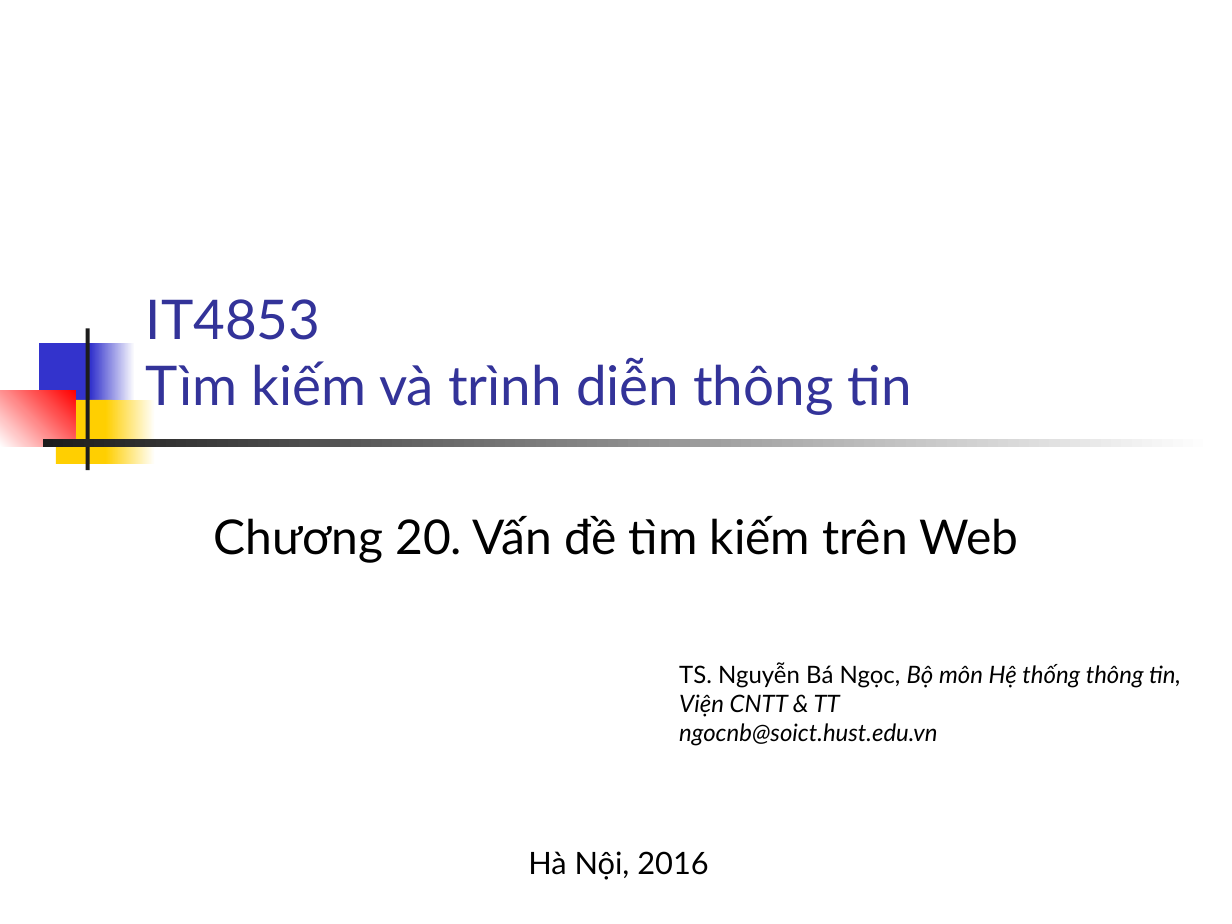
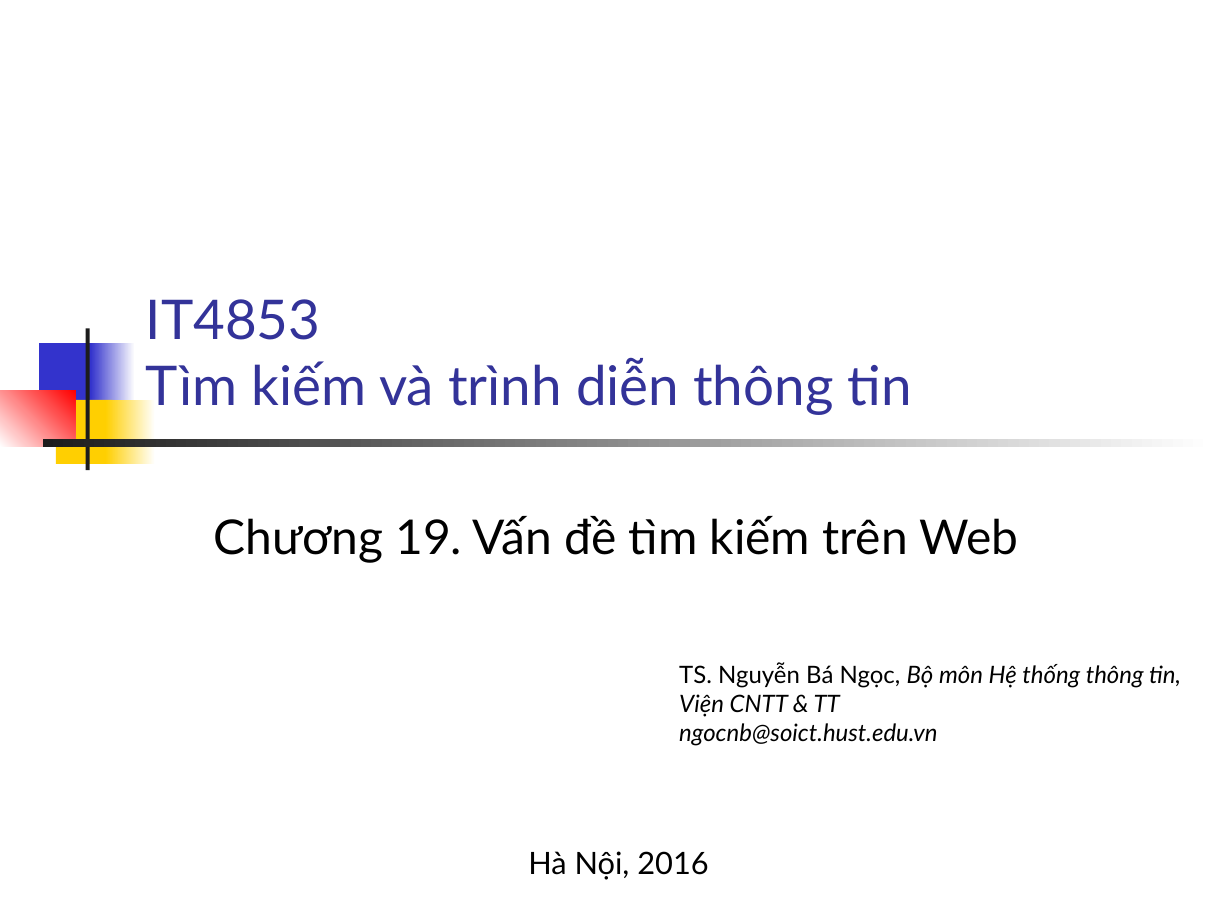
Before and after one commit to nguyenkhanhthien/IT4853, a slide deck: slide 1 of Bai 19 Van de tim kiem tren Web.ppt. Drawn at 1232x924 pixels with LibreOffice and Linux fonts; fonts in the diff are those of the drawing. Boxes give left, top, right and bottom in pixels: in the first picture for what was removed or moved away, otherwise in the second. Text is boxed around its words. In the diff, an @@ line names an element or a change of style, - is before the commit and + after.

Commit message:
Thêm chương 20

```diff
--- a/Bai 19 Van de tim kiem tren Web.ppt
+++ b/Bai 19 Van de tim kiem tren Web.ppt
@@ subtitle at (x1=214, y1=516, x2=1019, y2=563): text changed @@
-Chương 20. Vấn đề tìm kiếm trên Web
+Chương 19. Vấn đề tìm kiếm trên Web
```
Also in this commit, not shown: 1 other file.
